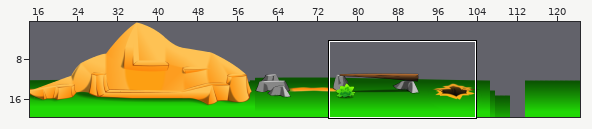
Tiled map -- CCC_physics/CCC_physics/mainMaze2.tmx. Above, an overview of the earlier version with the close-up marked.
Close-up. Before the commit:
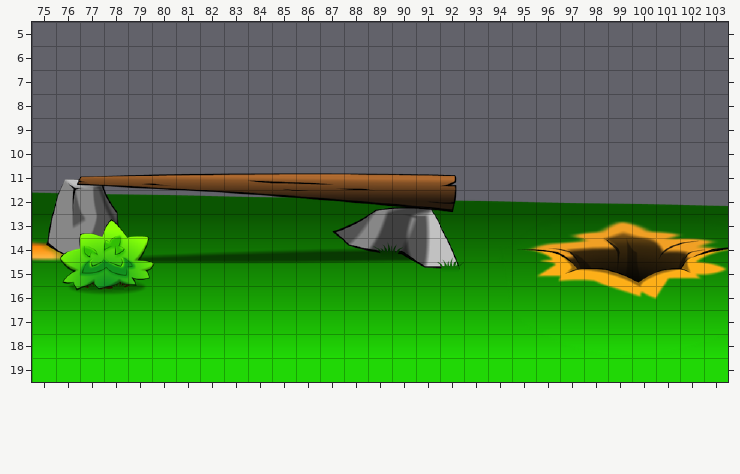
Cells are 32x32 px. Shown: x 75..103, y 5..19. The commit also changed other parts of the map, which this record leaves out.
After the commit:
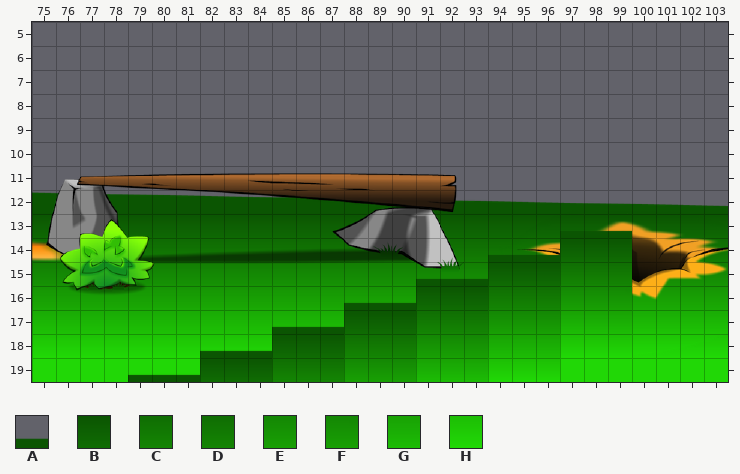
Key: from "Back": A 1056, B 1137, C 1242, D 1243, E 1335, F 1336, G 1416, H 1509.
_ is an empty cell.
Tiles of an added or newly shown layer are drawn over the layers below it.
Difference:
Changed rows in their new state; . is an unchanged cell.
Layer "cliff" (added):
first column x 79:
13 ..................AAA
14 ...............AAABBB
15 ............AAABBBCCD
16 .........AAABBBCCC..F
17 ......AAABBBCCCEEE...
18 ...AAABBBCCCEEEGGG...
19 AAABBBCCCEEEGGGHHH...
Boxes around the changes in both close-ups, in picture pixels (x1, y1, x2, y2):
added: (128, 230, 632, 382)
